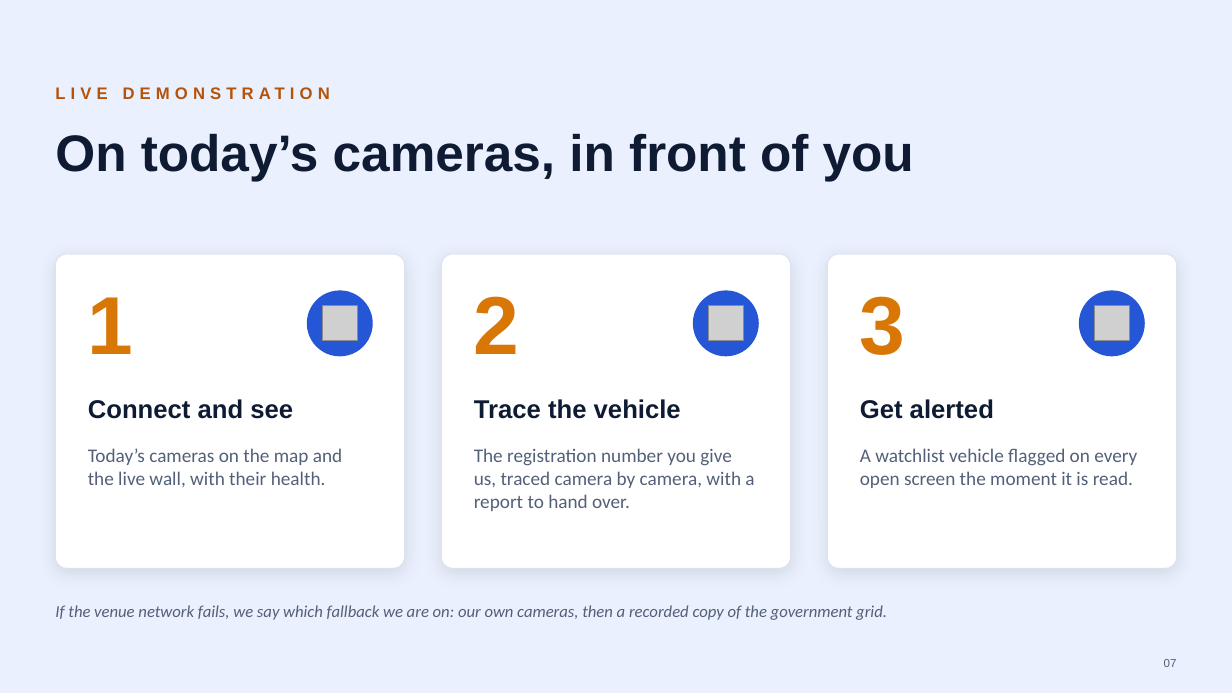
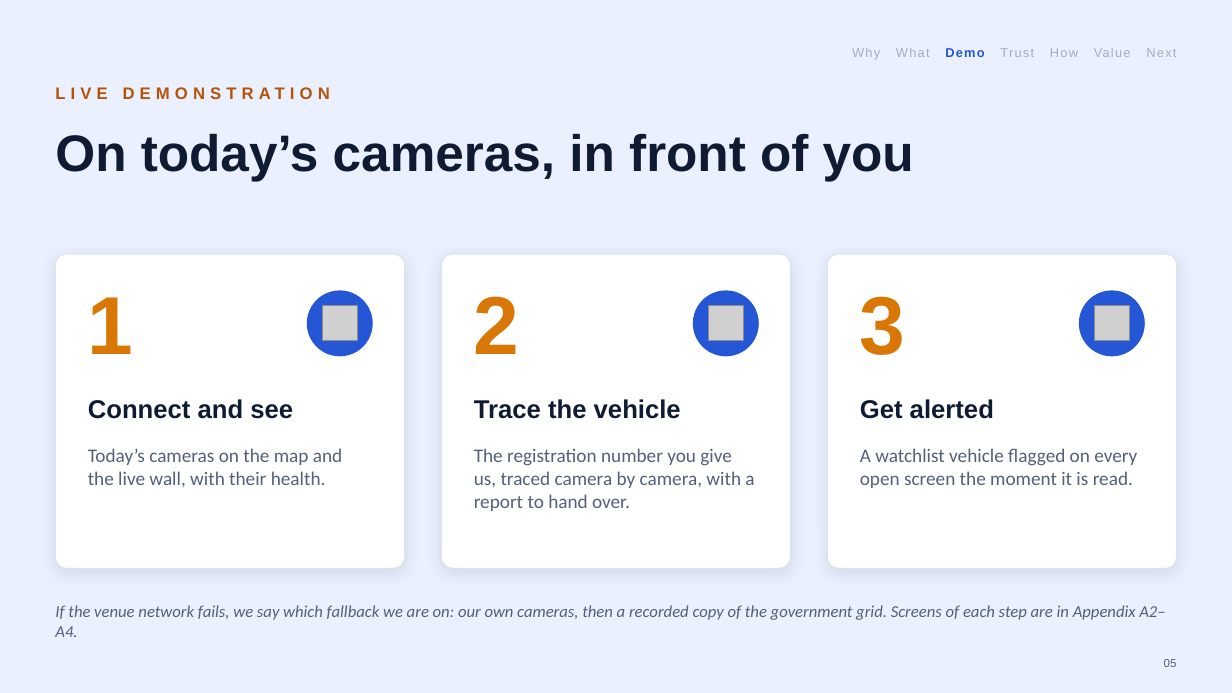
Before and after one commit to parthpatel643/sentinel-hackathon, a slide deck: slide 5 of docs/Sentinel-Finale-Pitch.pptx (slide 7 before the commit). Drawn at 1232x693 pixels with LibreOffice and Linux fonts; fonts in the diff are those of the drawing; grey boxes stand for pictures. Boxes give left, top, right and bottom in pixels: in the first picture for what was removed or moved away, otherwise in the second. Text is boxed around its words. In the diff, an @@ line names an element or a change of style, - is before the commit and + after.

```diff
--- a/docs/Sentinel-Finale-Pitch.pptx
+++ b/docs/Sentinel-Finale-Pitch.pptx
@@ text added at box(852, 48, 1176, 60), 10 pt, text #A3ADBF @@
+Why What Demo Trust How Value Next
@@ text at box(55, 605, 1165, 637): text changed @@
-If the venue network fails, we say which fallback we are on: our own cameras, then a recorded copy of the government grid.
+If the venue network fails, we say which fallback we are on: our own cameras, then a recorded copy of the government grid. Screens of each step are in Appendix A2–A4.
@@ text at box(1164, 659, 1177, 667): text changed @@
-07
+05
```
Also in this commit, not shown: 18 other slides changed, 2 slides added, 2 slides removed, 3 other files.
